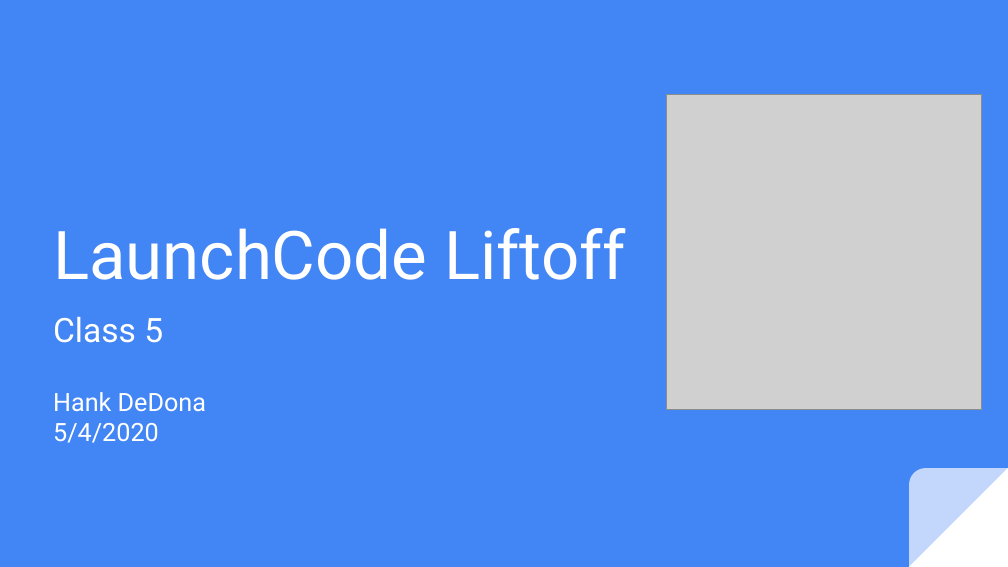
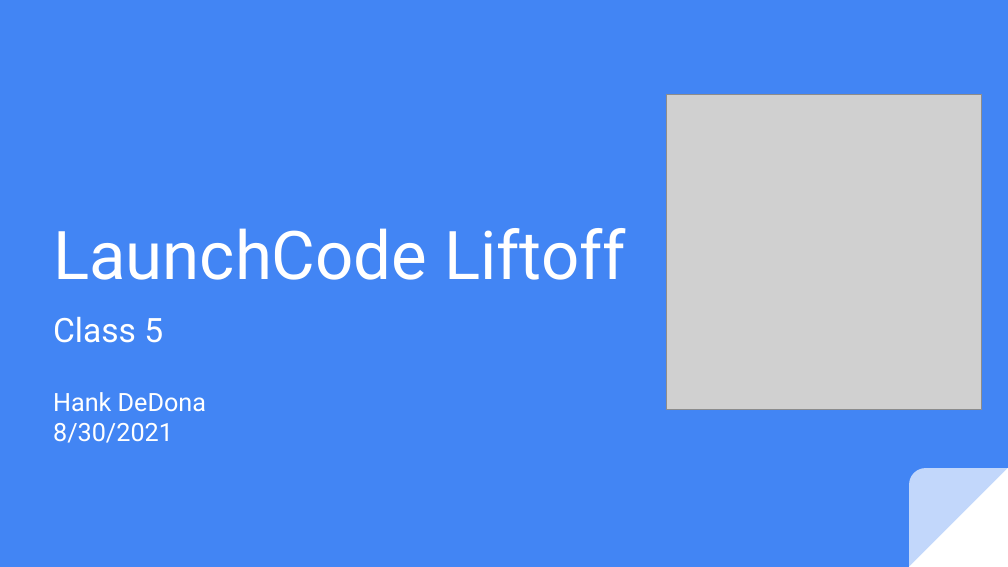
Before and after one commit to icon5585/liftoff-presentations, a slide deck: slide 1 of Class 5 Slides.pptx. Drawn at 1008x567 pixels with LibreOffice and Linux fonts; fonts in the diff are those of the drawing; grey boxes stand for pictures. Boxes give left, top, right and bottom in pixels: in the first picture for what was removed or moved away, otherwise in the second. Text is boxed around its words. In the diff, an @@ line names an element or a change of style, - is before the commit and + after.

```diff
--- a/Class 5 Slides.pptx
+++ b/Class 5 Slides.pptx
@@ subtitle at bbox=[53, 423, 173, 443]: text changed @@
-5/4/2020
+8/30/2021
```
Also in this commit, not shown: 1 other slide changed, 13 slides added, 4 slides removed.
